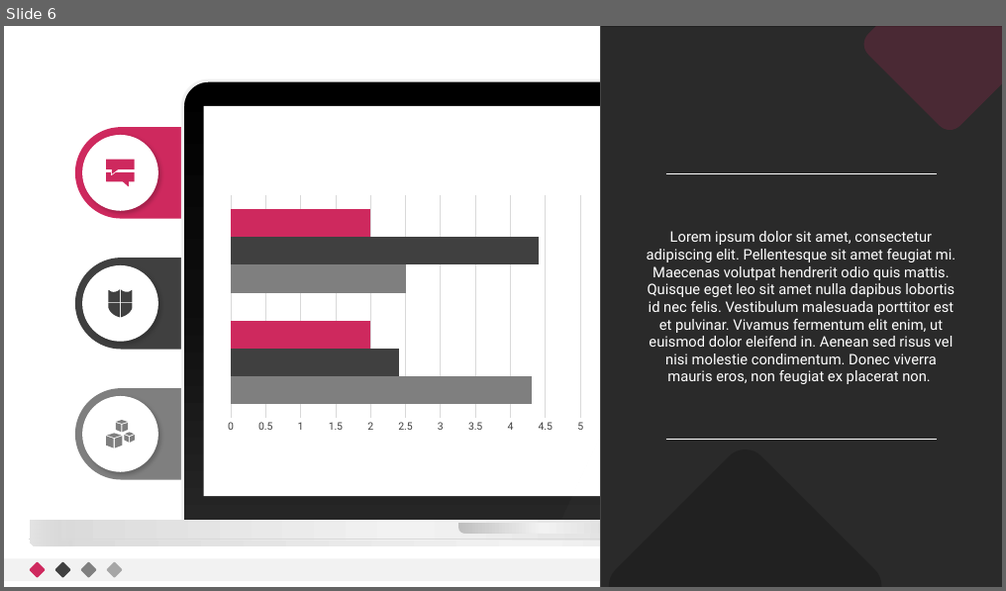
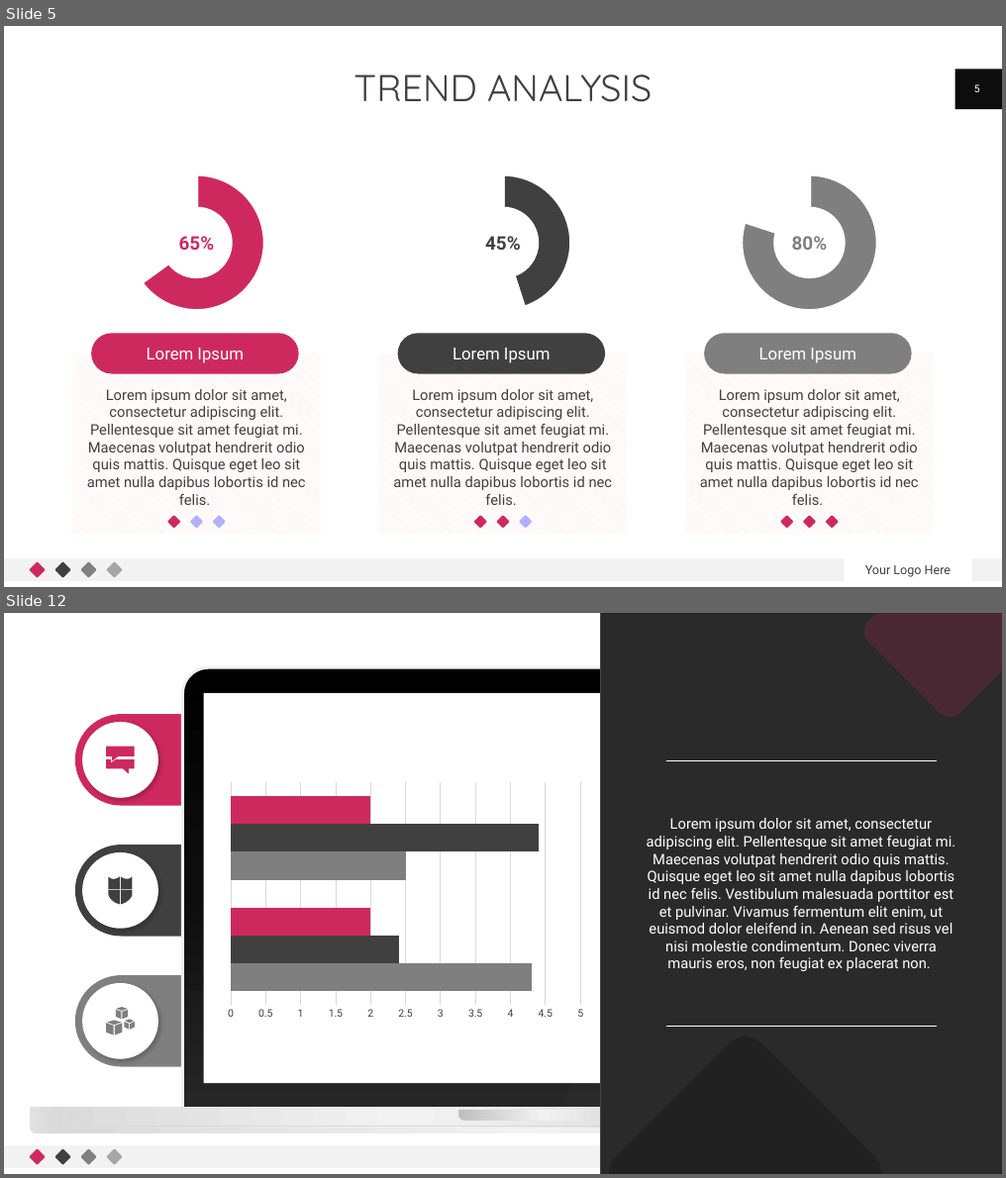
Before and after one commit to hareeshkavumkulath/BigdataAnalytics, a slide deck: Presentation/Presentation.pptx. Shown one above the other, each under a label of ours: slide 6 before the commit, slides 5 and 12 after it; the slides between them are not shown. The pictures are 1006x591 and 1006x1178 pixels, drawn with LibreOffice and Linux fonts; fonts in the diff are those of the drawing; grey boxes stand for pictures. Boxes give left, top, right and bottom in pixels: in the first picture for what was removed or moved away, otherwise in the second. Text is boxed around its words. In the diff, an @@ line names an element or a change of style, - is before the commit and + after.

```diff
--- a/Presentation/Presentation.pptx
+++ b/Presentation/Presentation.pptx
@@ slide 5 added at <box>4,26,1002,587</box>, background #FFFFFF; not listed: 7 template elements that a slide beside it also shows @@
@@ title added at <box>353,75,651,102</box>, 36 pt, text #404040 @@
+TREND ANALYSIS
@@ page number added at <box>974,84,980,92</box>, 10 pt, text #FFFFFF @@
+5
@@ group added at <box>73,165,321,535</box>: 4 rounded rectangles, 1 rectangle, 1 pie chart, 1 ellipse, 1 text @@
+categories: 1, 2
+Series 1: 65, 35
+65%
+Lorem Ipsum
+Lorem ipsum dolor sit amet, consectetur adipiscing elit. Pellentesque sit amet feugiat mi. Maecenas volutpat hendrerit odio quis mattis. Quisque eget leo sit amet nulla dapibus lobortis id nec felis.
@@ group added at <box>379,165,627,535</box>: 4 rounded rectangles, 1 rectangle, 1 pie chart, 1 ellipse, 1 text @@
+categories: 1, 2
+Series 1: 45, 55
+45%
+Lorem Ipsum
+Lorem ipsum dolor sit amet, consectetur adipiscing elit. Pellentesque sit amet feugiat mi. Maecenas volutpat hendrerit odio quis mattis. Quisque eget leo sit amet nulla dapibus lobortis id nec felis.
@@ group added at <box>685,165,933,535</box>: 4 rounded rectangles, 1 rectangle, 1 pie chart, 1 ellipse, 1 text @@
+categories: 1, 2
+Series 1: 80, 20
+80%
+Lorem Ipsum
+Lorem ipsum dolor sit amet, consectetur adipiscing elit. Pellentesque sit amet feugiat mi. Maecenas volutpat hendrerit odio quis mattis. Quisque eget leo sit amet nulla dapibus lobortis id nec felis.
@@ text added at <box>865,566,950,577</box>, 12 pt, text #404040 @@
+Your Logo Here
@@ what was slide 6 is now slide 12 @@
```
Also in this commit, not shown: 6 slides changed, 6 other slides added, 1 slide removed.
